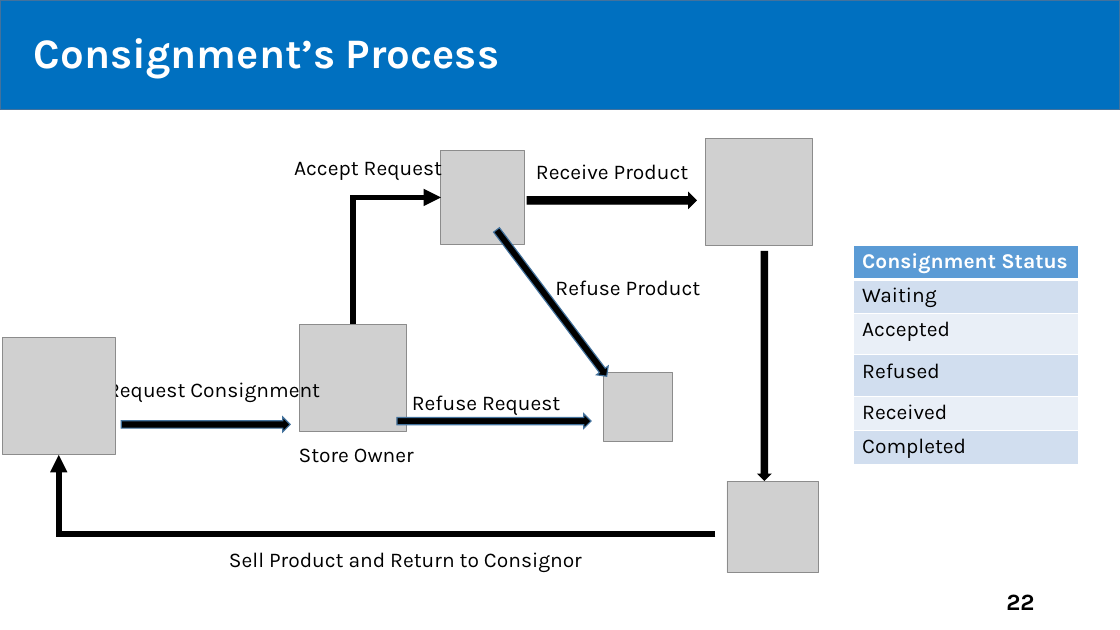
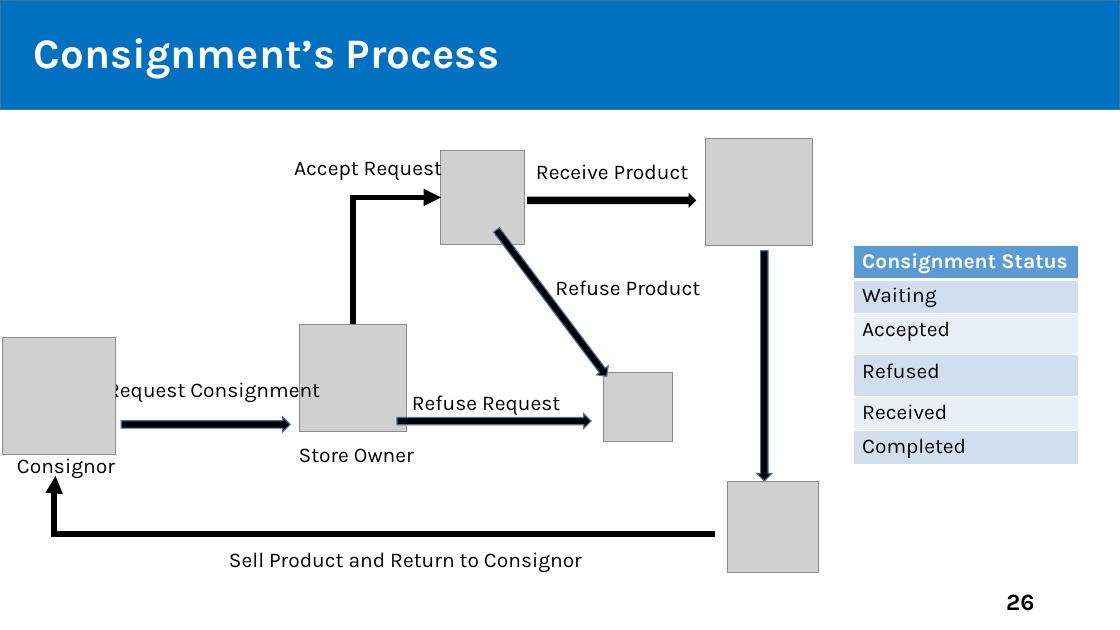
Before and after one commit to tiendan3108/CP, a slide deck: slide 26 of Source/Presentation/PreFinalPresentation.pptx (slide 22 before the commit). Drawn at 1120x630 pixels with LibreOffice and Linux fonts; fonts in the diff are those of the drawing; grey boxes stand for pictures. Boxes give left, top, right and bottom in pixels: in the first picture for what was removed or moved away, otherwise in the second. Text is boxed around its words. In the diff, an @@ line names an element or a change of style, - is before the commit and + after.

```diff
--- a/Source/Presentation/PreFinalPresentation.pptx
+++ b/Source/Presentation/PreFinalPresentation.pptx
@@ right arrow at (757, 251, 772, 481): outline none to #43739E 1 pt @@
@@ text added at (17, 454, 115, 479), 18 pt, text #000000 @@
+Consignor
@@ elbow arrow moved from (716, 534) - (59, 455) to (716, 534) - (55, 476) @@
@@ page number at (1006, 594, 1034, 611): text changed @@
-22
+26
```
Also in this commit, not shown: 24 other slides changed, 14 slides added.
